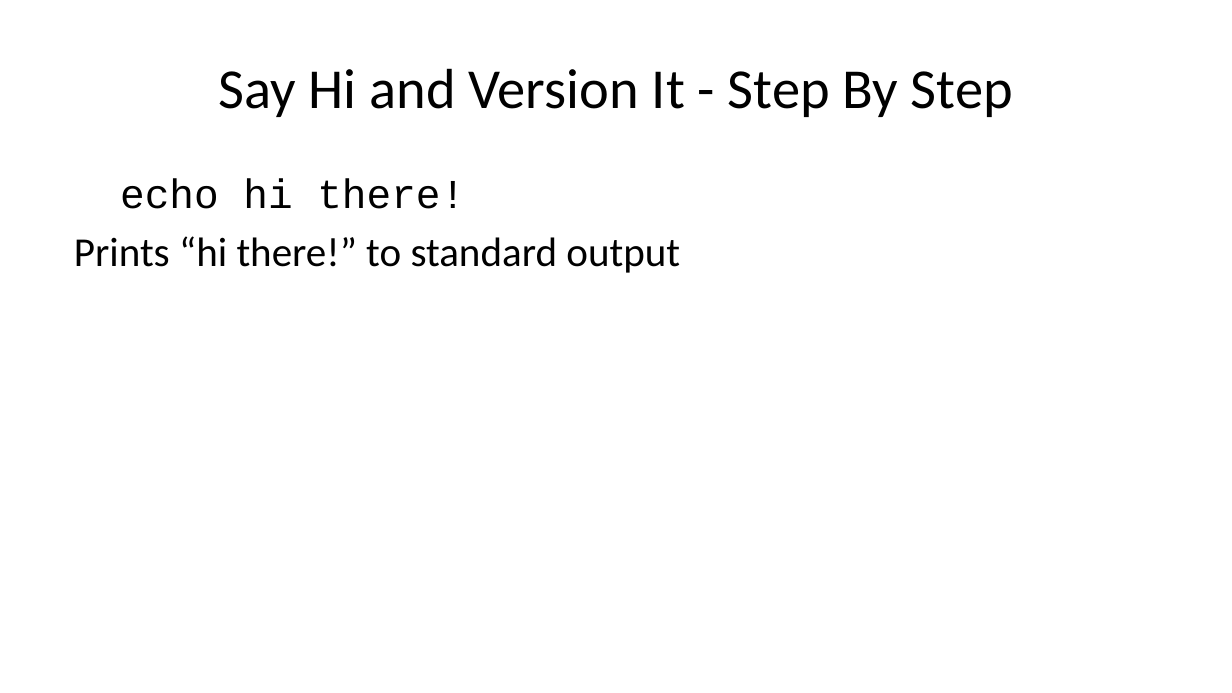
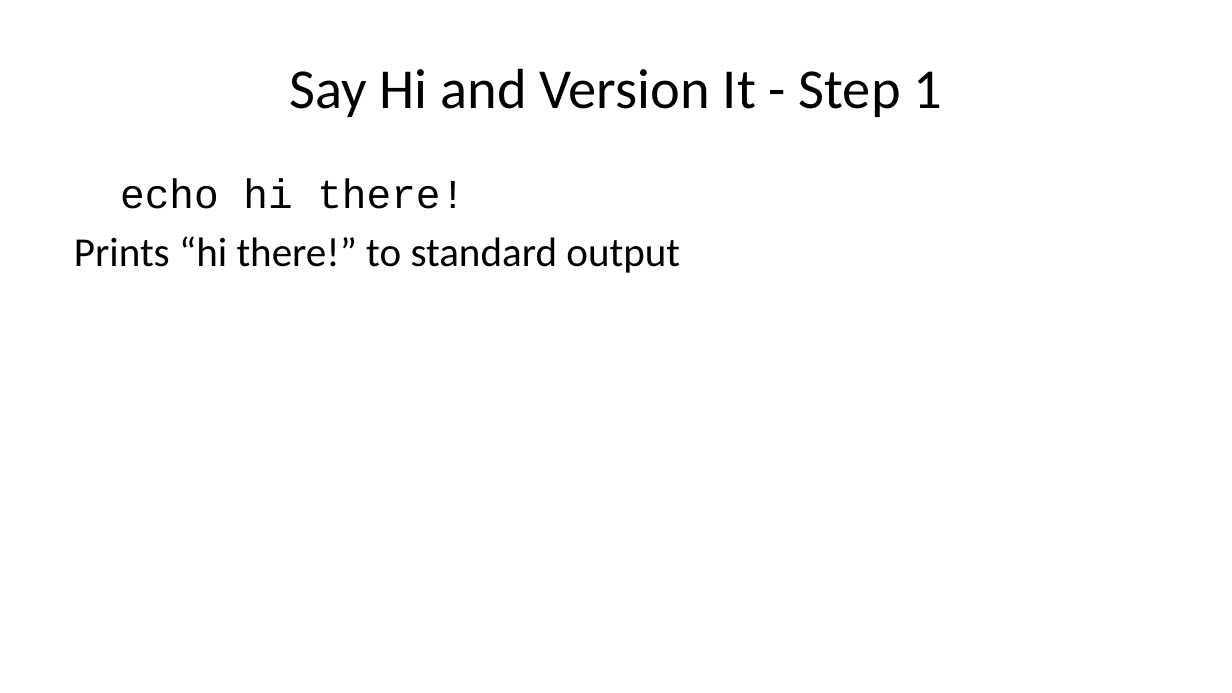
Before and after one commit to bat-literature/bat-literature.github.io, a slide deck: slide 11 of workshop.pptx. Drawn at 1232x693 pixels with LibreOffice and Linux fonts; fonts in the diff are those of the drawing. Boxes give left, top, right and bottom in pixels: in the first picture for what was removed or moved away, otherwise in the second. Text is boxed around its words. In the diff, an @@ line names an element or a change of style, - is before the commit and + after.

```diff
--- a/workshop.pptx
+++ b/workshop.pptx
@@ title at box(290, 68, 942, 117): text changed @@
-Say Hi and Version It - Step By Step
+Say Hi and Version It - Step 1
```
Also in this commit, not shown: 8 other slides changed, 3 slides added, 1 slide removed, 3 other files.
